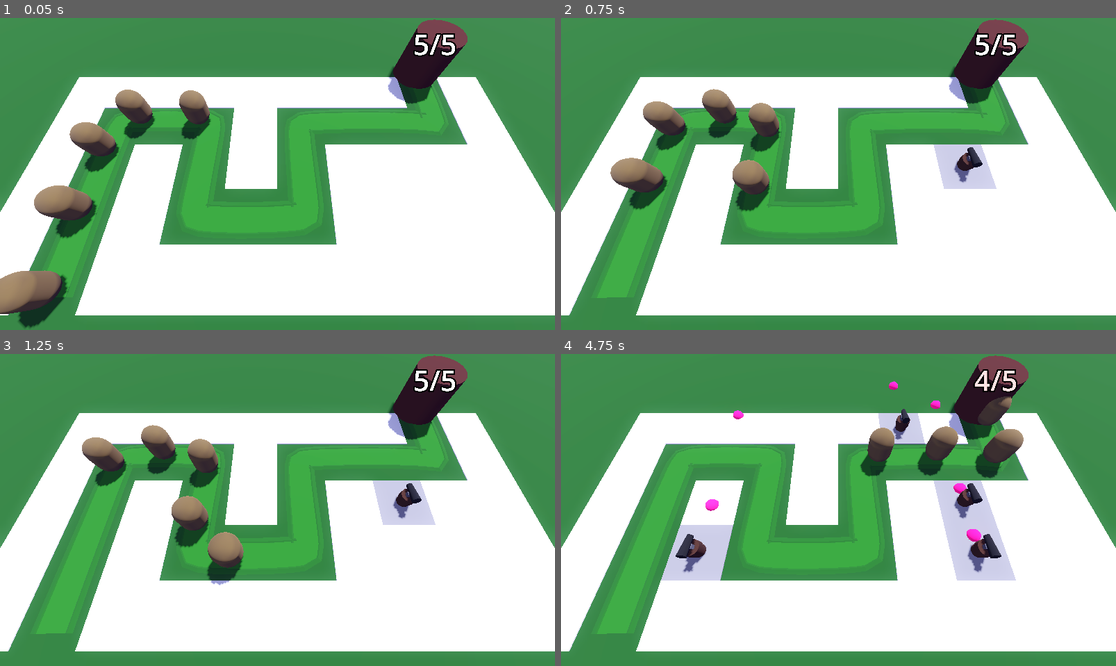
Above: before the commit, frames 1-4 (two rows, left to right).
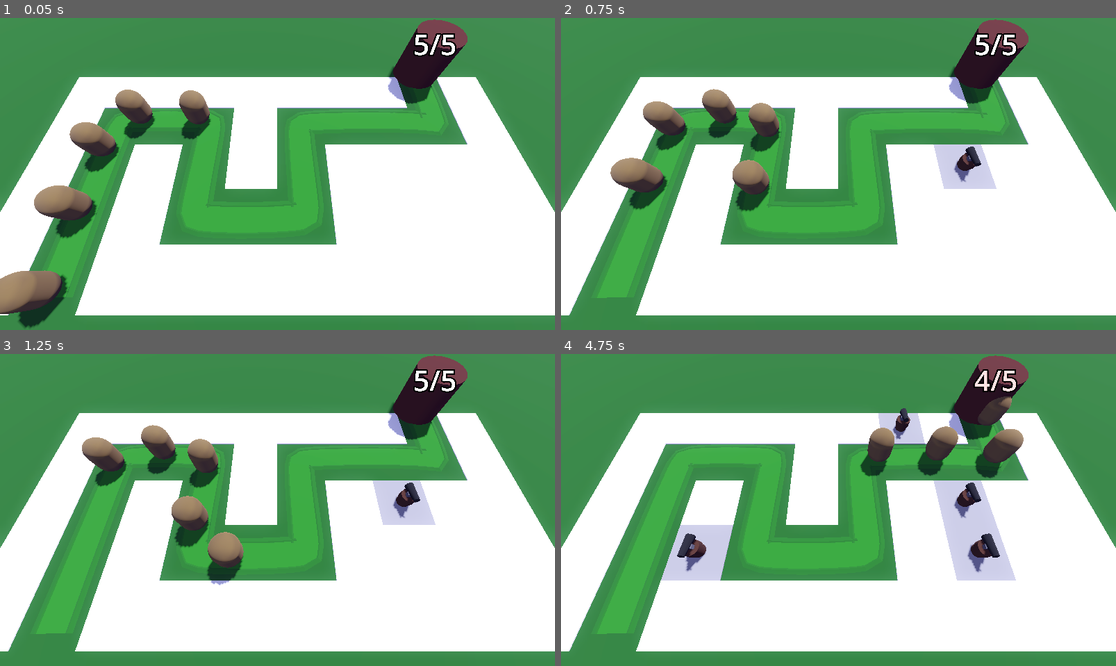
Above: after the commit, the same moments.

Repository: fbcs-hailey/Barbarian_blaster2
Game: Godot game, scene res://Base/base.tscn
Two runs of this game, one before a commit and one after it. Both use one fixed random seed, a clock stepped at 60 frames per second and the inputs below.
Inputs (mouse positions are in pixels of both pictures, inside the frame that each line leads up to):
- Up to frame 1 (0.05 s): no input
- Up to frame 2 (0.75 s): move the mouse to (960, 158) at 0.52 s; click (960, 158) at 0.6 s
- Up to frame 3 (1.25 s): no input
- Up to frame 4 (4.75 s): move the mouse to (727, 525) at 1.27 s; click (727, 525) at 1.35 s; move the mouse to (894, 441) at 2.02 s; click (894, 441) at 2.1 s; move the mouse to (810, 572) at 2.77 s; click (810, 572) at 2.85 s; move the mouse to (1005, 556) at 3.52 s; click (1005, 556) at 3.6 s; move the mouse to (672, 463) at 4.27 s; click (672, 463) at 4.35 s

Frame 1 is identical in both runs. In frame 2, less than 0.1% of the frame differs, in the area x 71-76%, y 41-53%; in frame 3, less than 0.1%; in frame 4, 0.5%, in the area x 20-80%, y 8-70%.
Error before the commit: Invalid access to property or key 'global_position' on a base object of type 'Callable'. (res://Turret/turret.gd:8)
Error after the commit: Invalid operands 'Vector3' and 'float' in operator '<='. (res://Turret/turret.gd:27)

Commit message:
add movement

Diff:
--- a/Base/base.tscn
+++ b/Base/base.tscn
@@ -117,26 +117,26 @@
 material = SubResource("StandardMaterial3D_ws5nf")
 
 [node name="Enemy" parent="Path3D" instance=ExtResource("2_n5f2c")]
-transform = Transform3D(0.99981076, 0, 0.018010015, 0, 1, 0, -0.018010015, 0, 0.99981076, -13.868282, 0, 11.094328)
+transform = Transform3D(0.9998107, 0, 0.018010015, 0, 1, 0, -0.018010015, 0, 0.9998107, -13.868282, 0, 11.094328)
 loop = false
 
 [node name="Enemy2" parent="Path3D" instance=ExtResource("2_n5f2c")]
-transform = Transform3D(0.9999215, 0, 0.010144022, 0, 1, 0, -0.010144022, 0, 0.9999215, -13.937099, 0, 6.094903)
+transform = Transform3D(0.99992144, 0, 0.010144022, 0, 1, 0, -0.010144022, 0, 0.99992144, -13.937099, 0, 6.094903)
 progress = 5.0
 loop = false
 
 [node name="Enemy3" parent="Path3D" instance=ExtResource("2_n5f2c")]
-transform = Transform3D(0.99996305, 0, -0.004453322, 0, 1, 0, 0.004453322, 0, 0.99996305, -13.958745, 0, 1.0947475)
+transform = Transform3D(0.999963, 0, -0.004453322, 0, 1, 0, 0.004453322, 0, 0.999963, -13.958745, 0, 1.0947475)
 progress = 10.0
 loop = false
 
 [node name="Enemy4" parent="Path3D" instance=ExtResource("2_n5f2c")]
-transform = Transform3D(0.06252342, 0, -0.99801505, 0, 1, 0, 0.99801505, 0, 0.06252342, -12.323301, 0, -2.6037729)
+transform = Transform3D(0.062523395, 0, -0.9980147, 0, 1, 0, 0.9980147, 0, 0.062523395, -12.323301, 0, -2.6037729)
 progress = 15.0
 loop = false
 
 [node name="Enemy5" parent="Path3D" instance=ExtResource("2_n5f2c")]
-transform = Transform3D(-0.07117258, 0, -0.99743676, 0, 1, 0, 0.99743676, 0, -0.07117258, -7.325039, 0, -2.600995)
+transform = Transform3D(-0.07117258, 0, -0.9974367, 0, 1, 0, 0.9974367, 0, -0.07117258, -7.325039, 0, -2.600995)
 progress = 20.0
 loop = false
 
--- a/Enemy/enemy.gd
+++ b/Enemy/enemy.gd
@@ -1,12 +1,20 @@
 extends PathFollow3D
+class_name Enemy
 
 ## The speed in m/s the enemy will move
 @export_range(0,100) var speed:int=10
 @onready var home : Home =get_tree().get_first_node_in_group('home')
+@export var max_health:int=50
+
+var health:int:
+	set(new_health):
+		health=new_health
+		if health<1:
+			queue_free()
 
 # Called when the node enters the scene tree for the first time.
 func _ready() -> void:
-	pass # Replace with function body.
+	health=max_health
 
 
 # Called every frame. 'delta' is the elapsed time since the previous frame.
--- a/Enemy/enemy.tscn
+++ b/Enemy/enemy.tscn
@@ -10,6 +10,10 @@
 radius = 1.0
 height = 3.0
 
+[sub_resource type="CapsuleShape3D" id="CapsuleShape3D_2pb1h"]
+radius = 1.0244141
+height = 3.088379
+
 [node name="Enemy" type="PathFollow3D"]
 transform = Transform3D(0.9998914, 0, 0.01469191, 0, 1, 0, -0.01469191, 0, 0.9998914, 0, 0, 0)
 script = ExtResource("1_2pb1h")
@@ -17,3 +21,9 @@
 [node name="MeshInstance3D" type="MeshInstance3D" parent="."]
 transform = Transform3D(1.0000001, 0, -9.313226e-10, 0, 1, 0, 9.313226e-10, 0, 1.0000001, 0, 1.55, 0)
 mesh = SubResource("CapsuleMesh_u1x2a")
+
+[node name="EnemyArea3D" type="Area3D" parent="." groups=["enemy_area"]]
+
+[node name="CollisionShape3D" type="CollisionShape3D" parent="EnemyArea3D"]
+transform = Transform3D(1.0000157, 0, -9.872019e-08, 0, 1, 0, 9.872019e-08, 0, 1.0000157, 0, 1.5674074, 0)
+shape = SubResource("CapsuleShape3D_2pb1h")
--- a/Turret/projectile.gd
+++ b/Turret/projectile.gd
@@ -1,6 +1,7 @@
 extends Area3D
+
 var direction:=Vector3.FORWARD
-@export var speed:=10.0
+@export var speed:=20.0
 
 func _physics_process(delta: float) -> void:
 	position+=direction*speed*delta
@@ -9,3 +10,9 @@
 
 func _on_timer_timeout() -> void:
 	queue_free()
+
+func _on_area_entered(area: Area3D) -> void:
+	print(area.name)
+	if area.is_in_group('enemy_area'):
+		area.get_parent().health-=25
+		queue_free()
--- a/Turret/projectile.tscn
+++ b/Turret/projectile.tscn
@@ -11,6 +11,7 @@
 [sub_resource type="SphereShape3D" id="SphereShape3D_3nq0t"]
 
 [node name="Projectile" type="Area3D"]
+top_level = true
 script = ExtResource("1_sxav3")
 
 [node name="MeshInstance3D" type="MeshInstance3D" parent="."]
@@ -25,4 +26,5 @@
 one_shot = true
 autostart = true
 
+[connection signal="area_entered" from="." to="." method="_on_area_entered"]
 [connection signal="timeout" from="Timer" to="." method="_on_timer_timeout"]
--- a/Turret/turret.gd
+++ b/Turret/turret.gd
@@ -1,13 +1,30 @@
 extends Node3D
 
+@export var turret_range:float=10.0
 @export var projectile:PackedScene
 var enemy_path:Path3D
+var target:Node3D
 
 func _physics_process(delta: float) -> void:
-	var enemy=enemy_path.get_children().back
-	look_at(enemy.global_position,Vector3.UP,true)
+	target=find_best_target()
+	if target is Enemy:
+		look_at(target.global_position,Vector3.UP,true)
 
 func _on_timer_timeout() -> void:
-	var new_projectile:=projectile.instantiate()
-	add_child(new_projectile)
-	new_projectile.global_position=global_position
+	if target is Enemy:
+		var new_projectile:=projectile.instantiate()
+		add_child(new_projectile)
+		new_projectile.global_position=global_position
+		new_projectile.direction=global_transform.basis.z
+
+func find_best_target()-> Enemy:
+	var best_target=null
+	var best_progress=0
+	for enemy in enemy_path.get_children():
+		if enemy is Enemy:
+			if enemy.progress> best_progress:
+				var distacne= global_position.direction_to(global_position)
+				if distacne<= turret_range:
+					best_target=enemy
+					best_progress=enemy.progress
+	return best_target
--- a/Turret/turret.tscn
+++ b/Turret/turret.tscn
@@ -52,7 +52,7 @@
 mesh = SubResource("BoxMesh_ttsi1")
 
 [node name="Canon" type="MeshInstance3D" parent="TurretBase"]
-transform = Transform3D(1, 0, 0, 0, -0.14217973, 0.98984087, 0, -0.98984087, -0.14217973, 0, 0.9305744, 0)
+transform = Transform3D(1, 0, 0, 0, 0.19936794, -0.9799247, 0, 0.9799247, 0.19936794, 0, 0.9305744, 0)
 mesh = SubResource("CylinderMesh_2avlq")
 
 [node name="Timer" type="Timer" parent="."]
--- a/home/home.gd
+++ b/home/home.gd
@@ -17,6 +17,7 @@
 @onready var label_3d: Label3D = $Label3D
 
 func _ready() -> void:
+	#Engine.time_scale=5
 	health=max_health
 
 
--- a/project.godot
+++ b/project.godot
@@ -18,6 +18,7 @@
 [global_group]
 
 home=""
+enemy_area=""
 
 [input]
 
Not shown: 1 places in Enemy/enemy.tscn that only renumber resources
